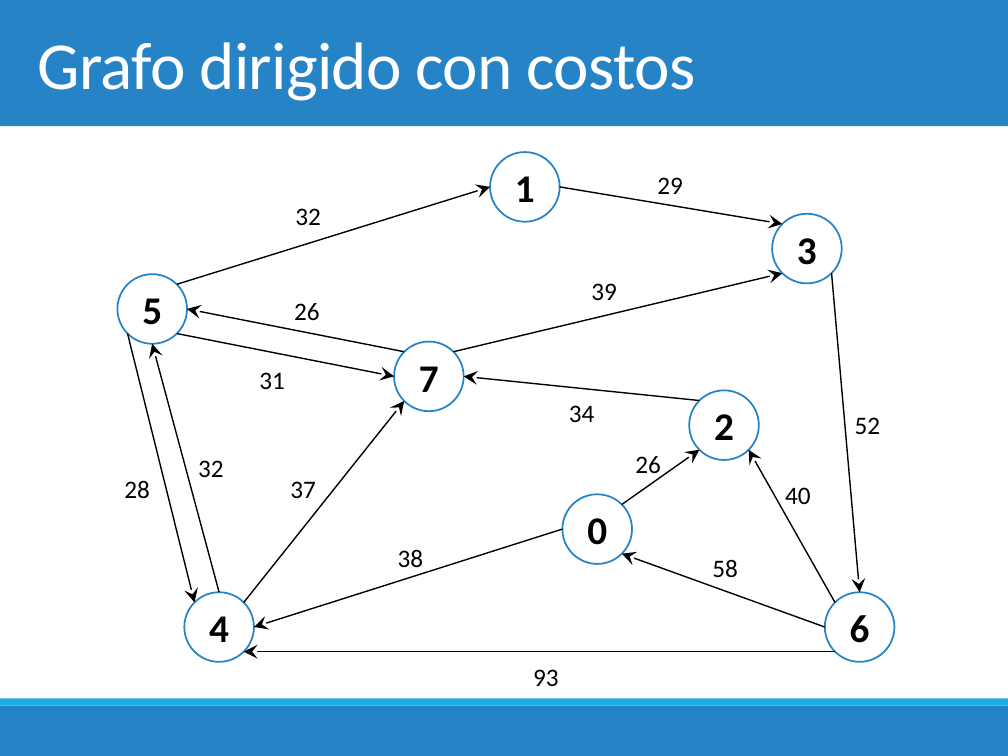
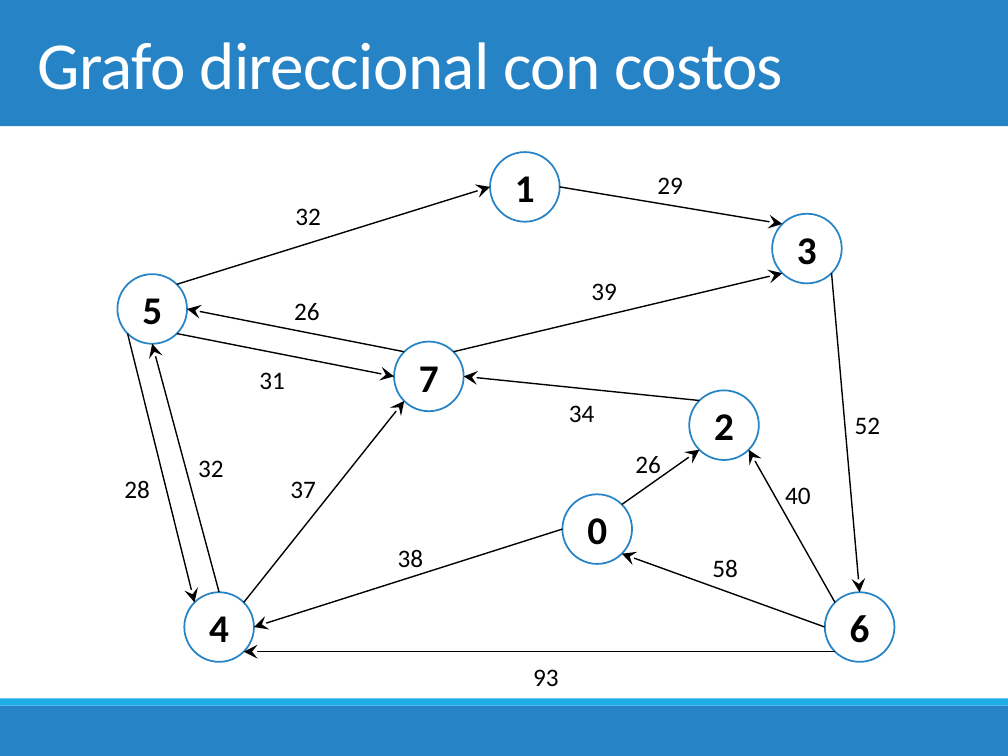
Before and after one commit to fvandeputte/2018-1, a slide deck: slide 2 of Clases/5. Algoritmos de Grafos/6. Dijkstra.pptx. Drawn at 1008x756 pixels with LibreOffice and Linux fonts; fonts in the diff are those of the drawing. Boxes give left, top, right and bottom in pixels: in the first picture for what was removed or moved away, otherwise in the second. Text is boxed around its words. In the diff, an @@ line names an element or a change of style, - is before the commit and + after.

```diff
--- a/Clases/5. Algoritmos de Grafos/6. Dijkstra.pptx
+++ b/Clases/5. Algoritmos de Grafos/6. Dijkstra.pptx
@@ title at bbox=[38, 42, 783, 90]: text changed @@
-Grafo dirigido con costos
+Grafo direccional con costos
```
Also in this commit, not shown: 6 other slides changed, 2 slides added, 3 other files.
